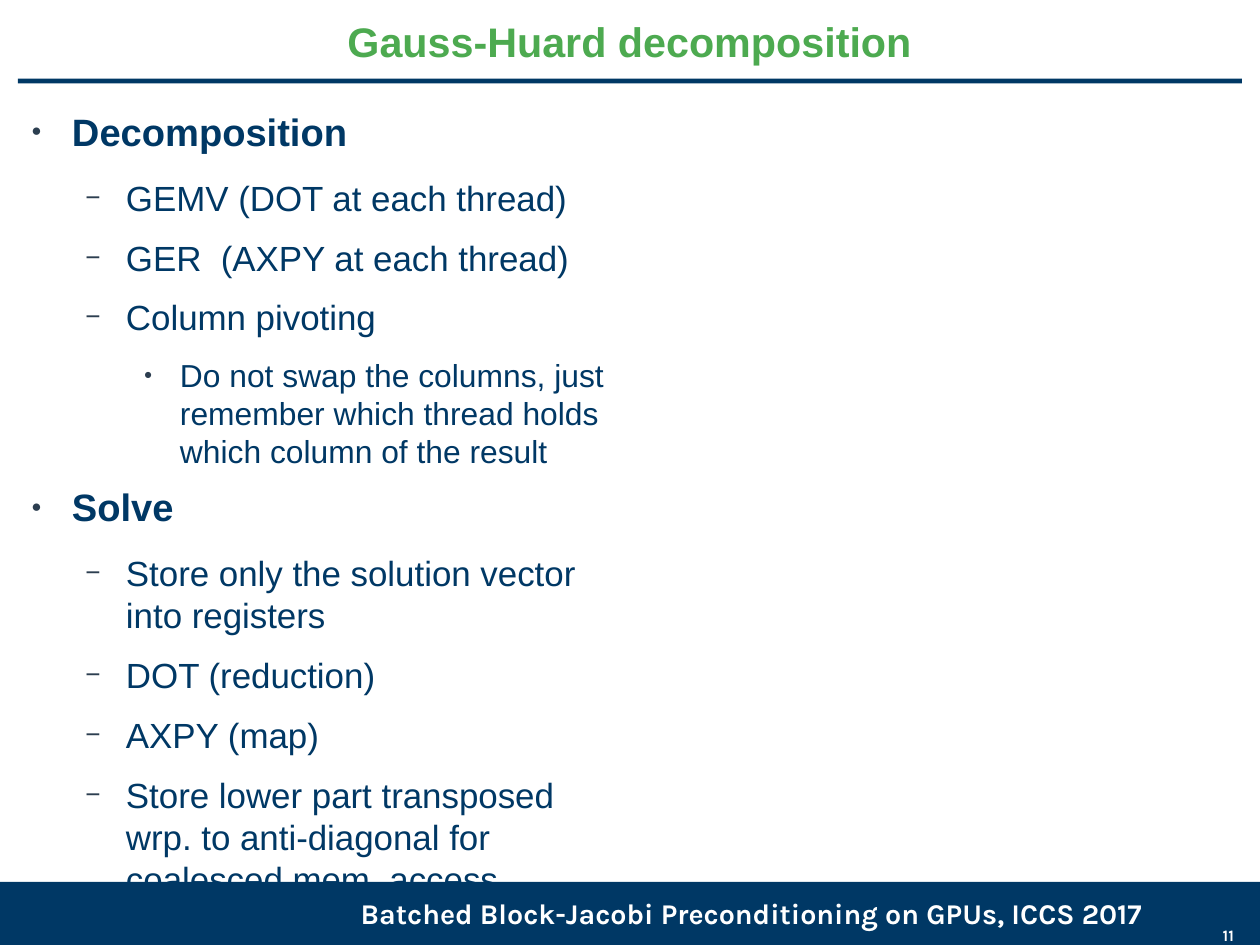
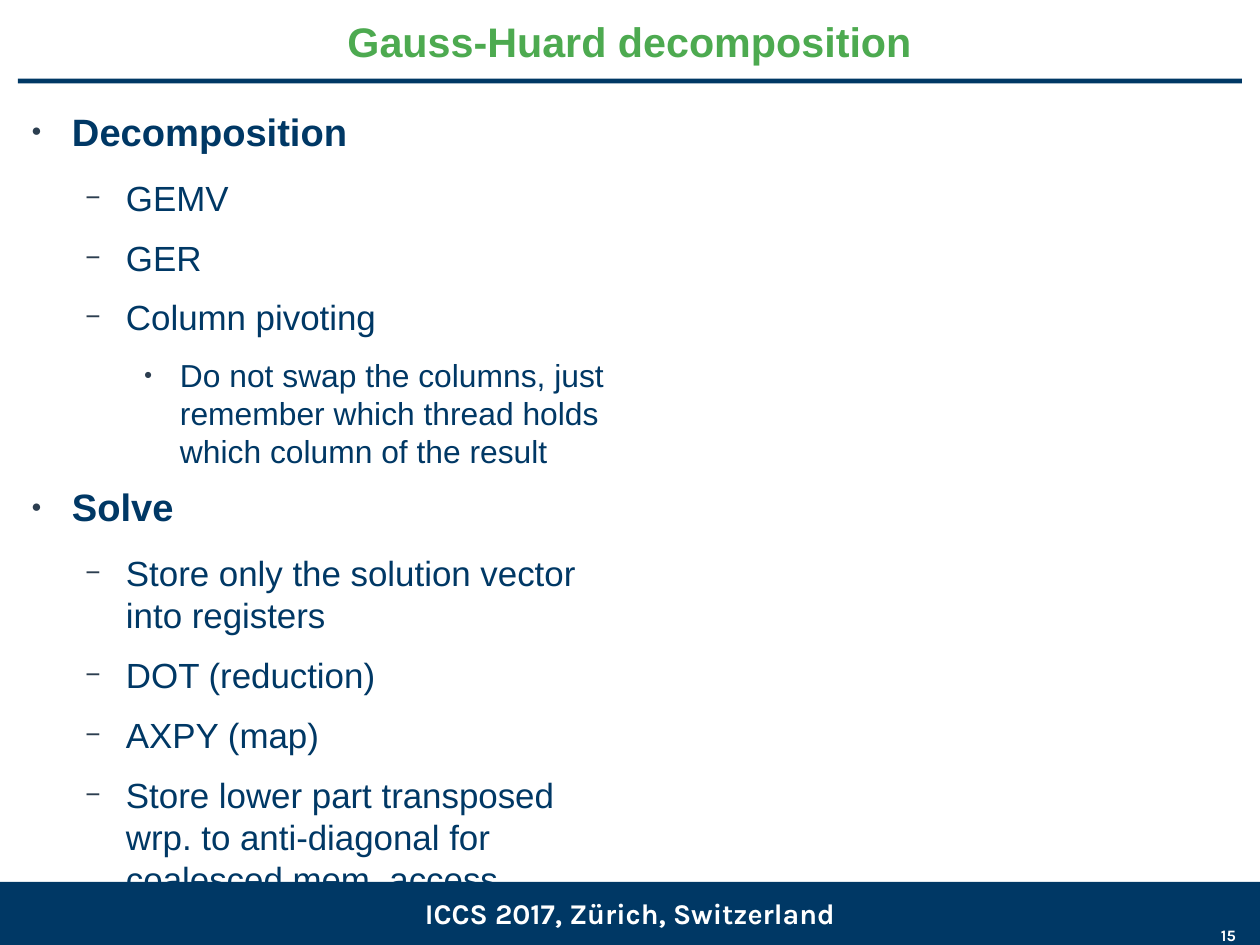
Before and after one commit to gflegar/talks, a slide deck: slide 15 of iccs_2017/slides.odp (slide 11 before the commit). Drawn at 1260x945 pixels with LibreOffice and Linux fonts; fonts in the diff are those of the drawing; background and template pictures are left out. Boxes give left, top, right and bottom in pixels: in the first picture for what was removed or moved away, otherwise in the second. Text is boxed around its words. In the diff, an @@ line names an element or a change of style, - is before the commit and + after.

```diff
--- a/iccs_2017/slides.odp
+++ b/iccs_2017/slides.odp
@@ text at bbox=[126, 186, 229, 272]: text changed @@
-  − GEMV (DOT at each thread)
-  − GER (AXPY at each thread)
+  − GEMV
+  − GER
@@ text at bbox=[425, 903, 835, 928]: text changed @@
-Batched Block-Jacobi Preconditioning on GPUs, ICCS 2017
+ICCS 2017, Zürich, Switzerland
@@ page number at bbox=[1221, 930, 1236, 942]: text changed @@
-11
+15
```
Also in this commit, not shown: 13 other slides changed, 5 slides added, 2 slides removed.
